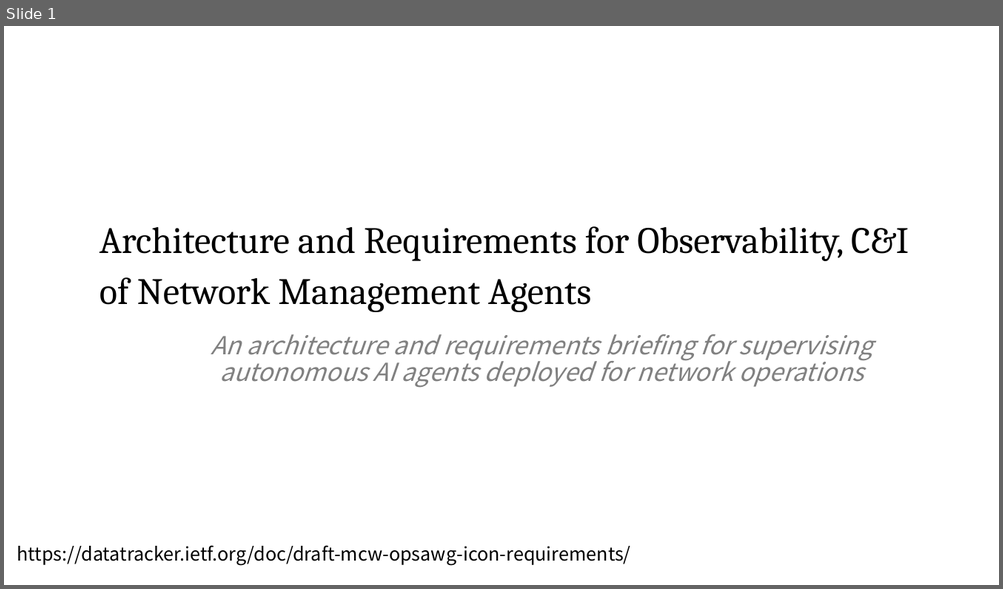
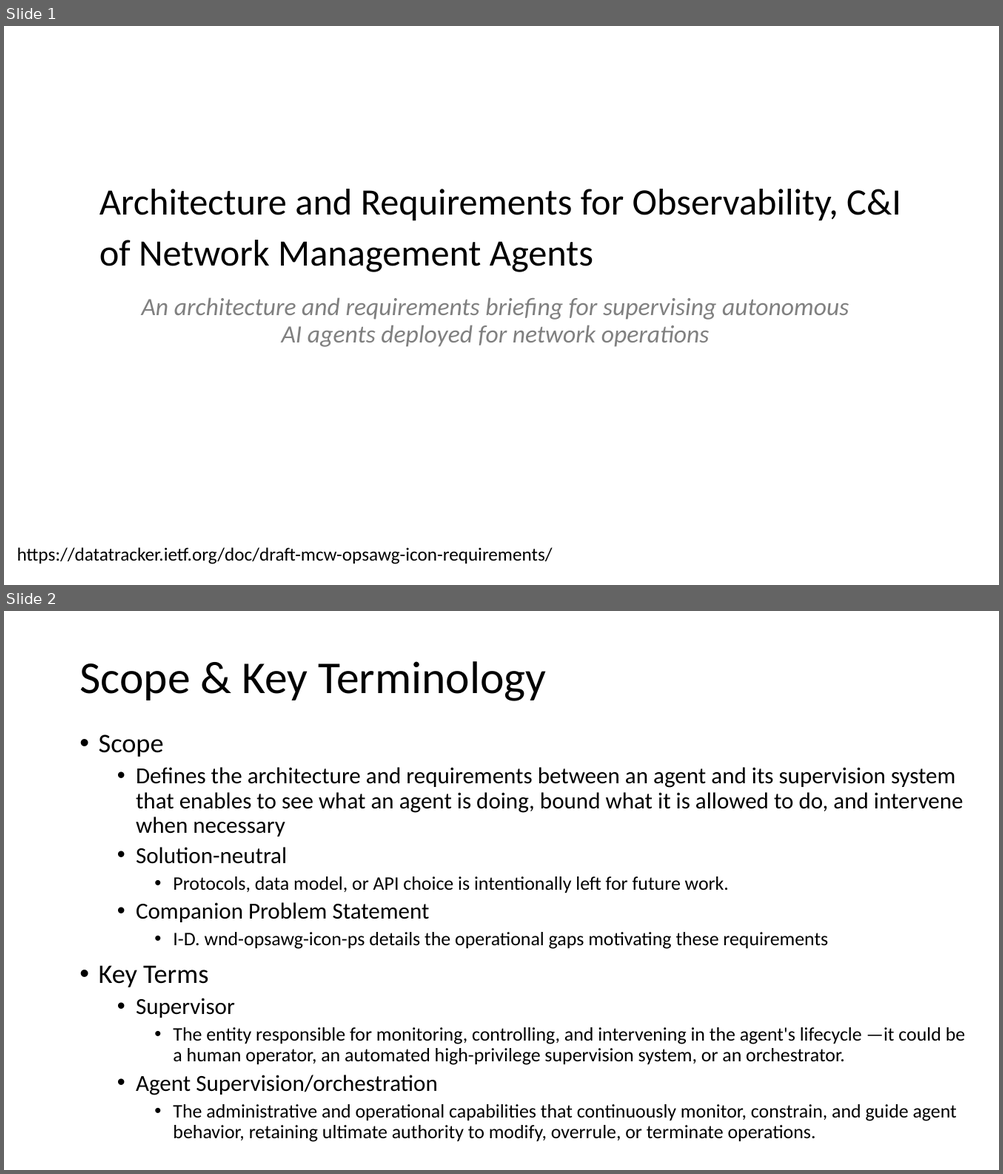
Before and after one commit to QiufangMa/AgentImpact2YANG, a slide deck: Side Meetings/ICON-requirements.pptx. Shown one above the other, each under a label of ours: slide 1 before the commit, slides 1 and 2 after it. The pictures are 1003x589 and 1003x1174 pixels, drawn with LibreOffice and Linux fonts; fonts in the diff are those of the drawing. Boxes give left, top, right and bottom in pixels: in the first picture for what was removed or moved away, otherwise in the second. Text is boxed around its words. In the diff, an @@ line names an element or a change of style, - is before the commit and + after.

```diff
--- a/Side Meetings/ICON-requirements.pptx
+++ b/Side Meetings/ICON-requirements.pptx
@@ slide 2 added at bbox=[4, 611, 999, 1170], background #FFFFFF @@
@@ title added at bbox=[79, 661, 546, 701], 44 pt, text #000000 @@
+Scope & Key Terminology
@@ text added at bbox=[99, 735, 965, 1142], 18.5 pt, text #000000 @@
+• Scope
+  • Defines the architecture and requirements between an agent and its supervision system that enables to see what an agent is doing, bound what it is allowed to do, and intervene when necessary
+  • Solution-neutral
+    • Protocols, data model, or API choice is intentionally left for future work.
+  • Companion Problem Statement
+    • I-D. wnd-opsawg-icon-ps details the operational gaps motivating these requirements
+• Key Terms
+  • Supervisor
+    • The entity responsible for monitoring, controlling, and intervening in the agent's lifecycle —it could be a human operator, an automated high-privilege supervision system, or an orchestrator.
+  • Agent Supervision/orchestration
+    • The administrative and operational capabilities that continuously monitor, constrain, and guide agent behavior, retaining ultimate authority to modify, overrule, or terminate operations.
@@ slide 1 changed as well @@
@@ text "Architecture and Requirements for Observability, ...": place and size @@
-text "Architecture and Requirements for Observability, ..." at bbox=[99, 227, 908, 312]
+text "Architecture and Requirements for Observability, ..." at bbox=[99, 189, 901, 272]
@@ text "Architecture and Requirements for Observability, ..." at bbox=[99, 189, 901, 272]: font Cambria to Calibri @@
@@ subtitle "An architecture and requirements briefing ..." at bbox=[142, 298, 848, 347]: font Noto Sans CJK SC to Calibri @@
@@ subtitle "An architecture and requirements briefing ...": place and size @@
-subtitle "An architecture and requirements briefing ..." at bbox=[210, 335, 872, 388]
+subtitle "An architecture and requirements briefing ..." at bbox=[142, 298, 848, 347]
@@ text "https://datatracker.ietf.org/doc/draft-mcw-opsawg-icon-requi ..." at bbox=[17, 548, 552, 565]: font Noto Sans CJK SC to Calibri @@
```
Also in this commit, not shown: 4 other slides changed, 1 other slide added, 1 other file.
